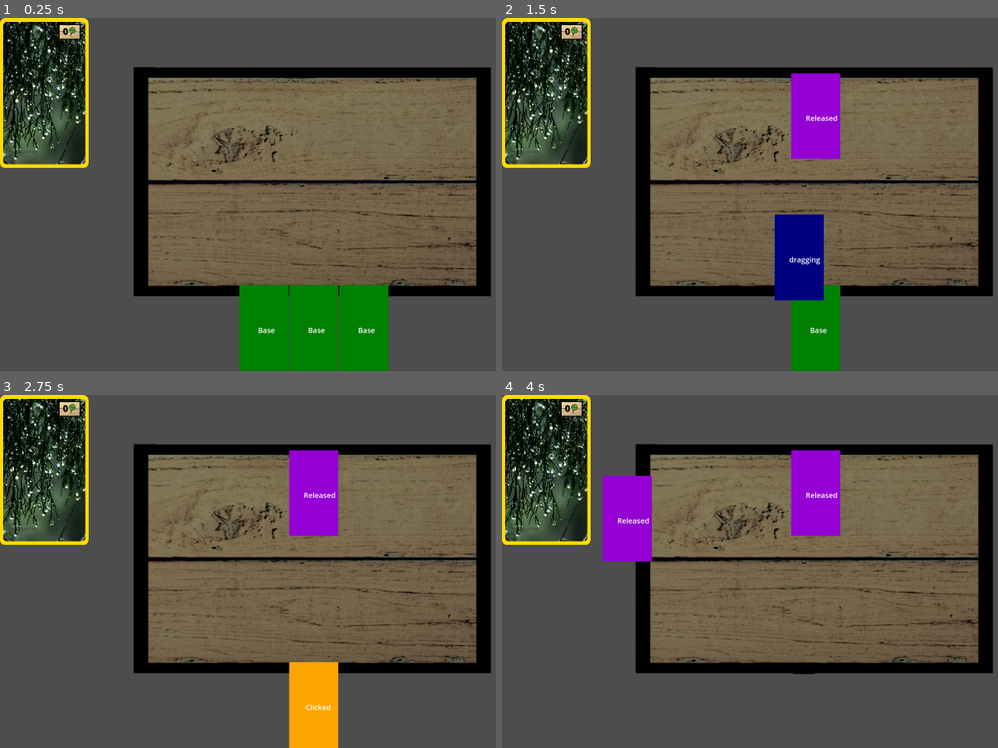
Above: before the commit, frames 1-4 (two rows, left to right).
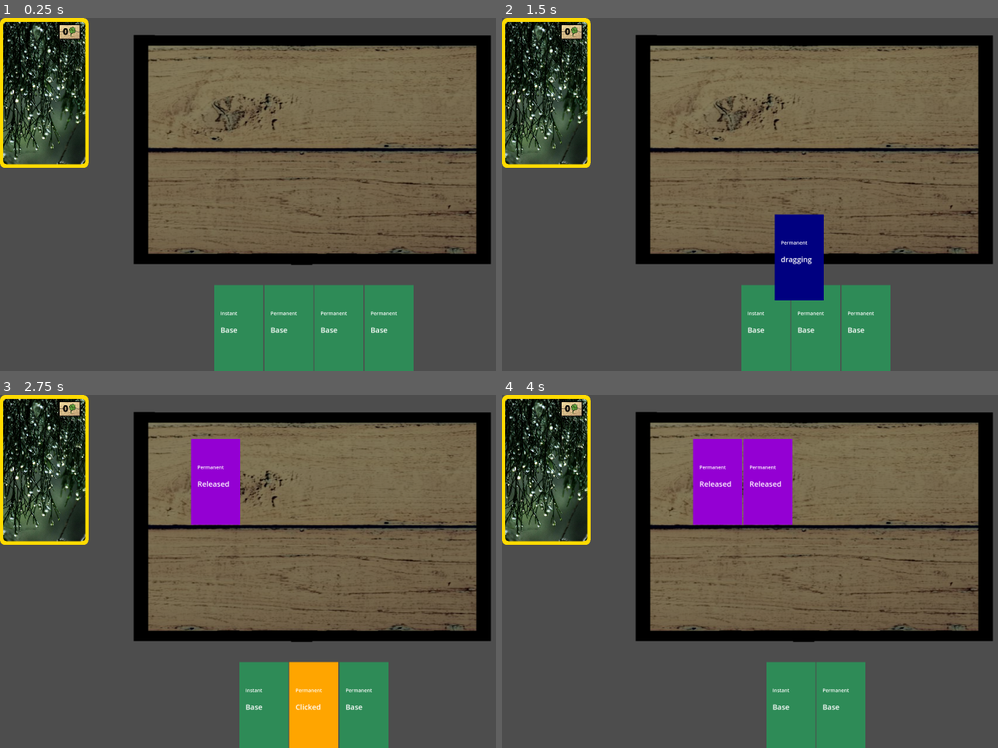
Above: after the commit, the same moments.

Repository: ch4perone/godot_card_game
Game: Godot game, scene res://scenes/board.tscn
The game is run twice, just before and just after one commit, with the same random seed, the same clock (stepped at 60 frames per second) and the same inputs.
Inputs (mouse positions are in pixels of both pictures, inside the frame that each line leads up to):
- Up to frame 1 (0.25 s): no input
- Up to frame 2 (1.5 s): tap Enter at 0.5 s; drag from (764, 328) to (814, 116) at 0.52 s; drag from (789, 328) to (814, 116) at 1.27 s
- Up to frame 3 (2.75 s): move the mouse to (312, 705) at 2.02 s; press the mouse at (312, 705) at 2.03 s
- Up to frame 4 (4 s): release the mouse at (814, 705) at 2.75 s; tap Space at 2.75 s; drag from (814, 493) to (626, 518) at 2.77 s; drag from (814, 493) to (626, 518) at 3.52 s

The runs differ from the first frame. In frame 1, 30% of the frame differs, in the area x 26-100%, y 4-100%; in frame 2, 28%; in frame 3, 29%; in frame 4, 33%, in the area x 20-100%, y 4-100%.

Commit message:
Add an HBoxContainer for Permanent cards on board

Diff:
--- a/scenes/board.tscn
+++ b/scenes/board.tscn
@@ -13,7 +13,7 @@
 
 [node name="Background" type="Sprite2D" parent="."]
 modulate = Color(0.535421, 0.535421, 0.535421, 1)
-position = Vector2(496, 181)
+position = Vector2(496, 50)
 scale = Vector2(2.39538, 1.68966)
 texture = ExtResource("1_ub1qw")
 centered = false
@@ -26,6 +26,16 @@
 shape = SubResource("RectangleShape2D_cfc57")
 
 [node name="BoardUI" type="CanvasLayer" parent="." groups=["ui_layer"]]
+
+[node name="PermantBox" type="HBoxContainer" parent="BoardUI" groups=["ui_layer"]]
+anchors_preset = 5
+anchor_left = 0.5
+anchor_right = 0.5
+offset_left = -500.0
+offset_top = 180.0
+offset_right = 500.0
+offset_bottom = 530.0
+grow_horizontal = 2
 
 [node name="Hand" type="HBoxContainer" parent="BoardUI"]
 anchors_preset = 7
@@ -47,8 +57,14 @@
 
 [node name="CardUI2" parent="BoardUI/Hand" instance=ExtResource("3_pryqy")]
 layout_mode = 2
+is_permanent = true
 
 [node name="CardUI3" parent="BoardUI/Hand" instance=ExtResource("3_pryqy")]
 layout_mode = 2
+is_permanent = true
+
+[node name="CardUI4" parent="BoardUI/Hand" instance=ExtResource("3_pryqy")]
+layout_mode = 2
+is_permanent = true
 
 [node name="CardBase" parent="." instance=ExtResource("2_rk3av")]
--- a/scenes/card_ui.tscn
+++ b/scenes/card_ui.tscn
@@ -36,19 +36,28 @@
 
 [node name="State" type="Label" parent="."]
 layout_mode = 1
-anchors_preset = 8
-anchor_left = 0.5
+anchors_preset = 4
 anchor_top = 0.5
-anchor_right = 0.5
 anchor_bottom = 0.5
-offset_left = -24.0
-offset_top = -13.0
-offset_right = 26.0
-offset_bottom = 15.0
-grow_horizontal = 2
+offset_left = 25.0
+offset_top = -14.0
+offset_right = 75.0
+offset_bottom = 14.0
 grow_vertical = 2
 scale = Vector2(1.5, 1.5)
 text = "State"
+
+[node name="TypeLabel" type="Label" parent="."]
+layout_mode = 1
+anchors_preset = 4
+anchor_top = 0.5
+anchor_bottom = 0.5
+offset_left = 25.0
+offset_top = -75.0
+offset_right = 65.0
+offset_bottom = -47.0
+grow_vertical = 2
+text = "Instant"
 
 [node name="DropPointDetector" type="Area2D" parent="."]
 collision_mask = 2
--- a/src/card_base.gd
+++ b/src/card_base.gd
@@ -34,7 +34,6 @@
 	$CardUI/TopVBoxContainer/TopBar/Name/CenterContainer/Name.z_index=1
 
 	if "FLAVOR_TEXT" in card_info.keys():
-		print("flavor test")
 		var flavor_label = $CardUI/BottomVBoxContainer/BottomBar/VBoxContainer/FlavorText
 		flavor_label.push_italics()
 		flavor_label.append_text("\"" + card_info["FLAVOR_TEXT"] + "\"")#" [center]\"" + card_info["FLAVOR_TEXT"] + "\"[/center]")
--- a/src/card_base_state.gd
+++ b/src/card_base_state.gd
@@ -5,7 +5,7 @@
 		await card_ui.ready
 
 	card_ui.reparent_requested.emit(card_ui)
-	card_ui.color.color = Color.WEB_GREEN
+	card_ui.color.color = Color.SEA_GREEN
 	card_ui.state.text = "Base"
 	card_ui.pivot_offset = Vector2.ZERO
 
--- a/src/card_states/card_dragging_state.gd
+++ b/src/card_states/card_dragging_state.gd
@@ -1,11 +1,17 @@
 extends CardState
+
+const DRAG_MINIMUM_THRESHOLD = 0.1
+var min_drag_time_elapsed = false
 
 func enter() -> void:
 	var ui_layer = get_tree().get_first_node_in_group("ui_layer")
 	if ui_layer:
-		print("Reparented to ui_layer")
-		print(ui_layer)
+		print("Reparented to ui_layer: ", ui_layer)
 		card_ui.reparent(ui_layer)
+
+	min_drag_time_elapsed = false
+	var threshold_timer:= get_tree().create_timer(DRAG_MINIMUM_THRESHOLD, false)
+	threshold_timer.timeout.connect(func(): min_drag_time_elapsed = true)
 
 	card_ui.color.color = Color.NAVY_BLUE
 	card_ui.state.text = "dragging"
@@ -21,6 +27,6 @@
 
 	if cancel:
 		transition_requested.emit(self, CardState.State.BASE)
-	elif confirm:
+	elif min_drag_time_elapsed and confirm:
 		get_viewport().set_input_as_handled()
 		transition_requested.emit(self, CardState.State.RELEASED)
--- a/src/card_states/card_released_state.gd
+++ b/src/card_states/card_released_state.gd
@@ -12,6 +12,12 @@
 		played = true
 		print("Played card on targets ", card_ui.drop_targets)
 
+		if card_ui.is_permanent:
+			var ui_layer = get_tree().get_nodes_in_group("ui_layer")[1] # Permant Box
+			if ui_layer:
+				print("Reparented to ui_layer: ", ui_layer)
+				card_ui.reparent(ui_layer)
+
 
 func on_input(_event: InputEvent):
 	if played:
--- a/src/card_ui.gd
+++ b/src/card_ui.gd
@@ -3,7 +3,8 @@
 
 signal reparent_requested(which_card_ui: CardUI)
 
-
+@export var is_permanent: bool
+@onready var type_label: Label = $TypeLabel
 @onready var color: ColorRect = $ColorRect
 @onready var state: Label = $State
 @onready var drop_point_detector: Area2D = $DropPointDetector
@@ -13,6 +14,8 @@
 
 func _ready():
 	card_state_machine.init(self)
+	if is_permanent:
+		type_label.text = "Permanent"
 
 func _input(event: InputEvent) -> void:
 	card_state_machine.on_input(event)
